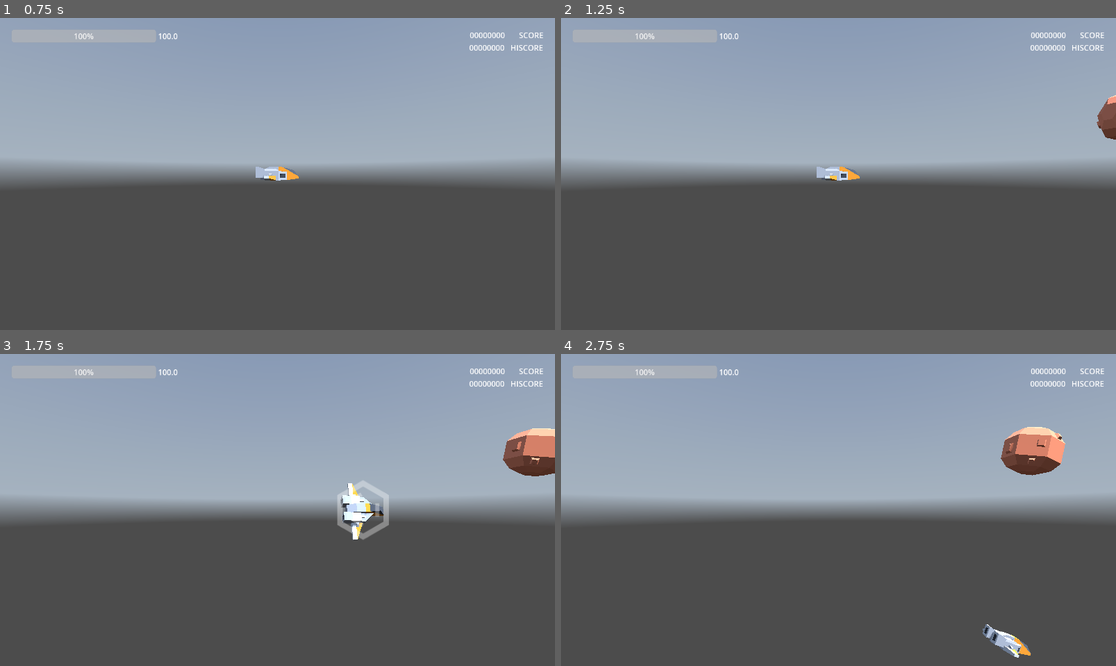
Above: before the commit, frames 1-4 (two rows, left to right).
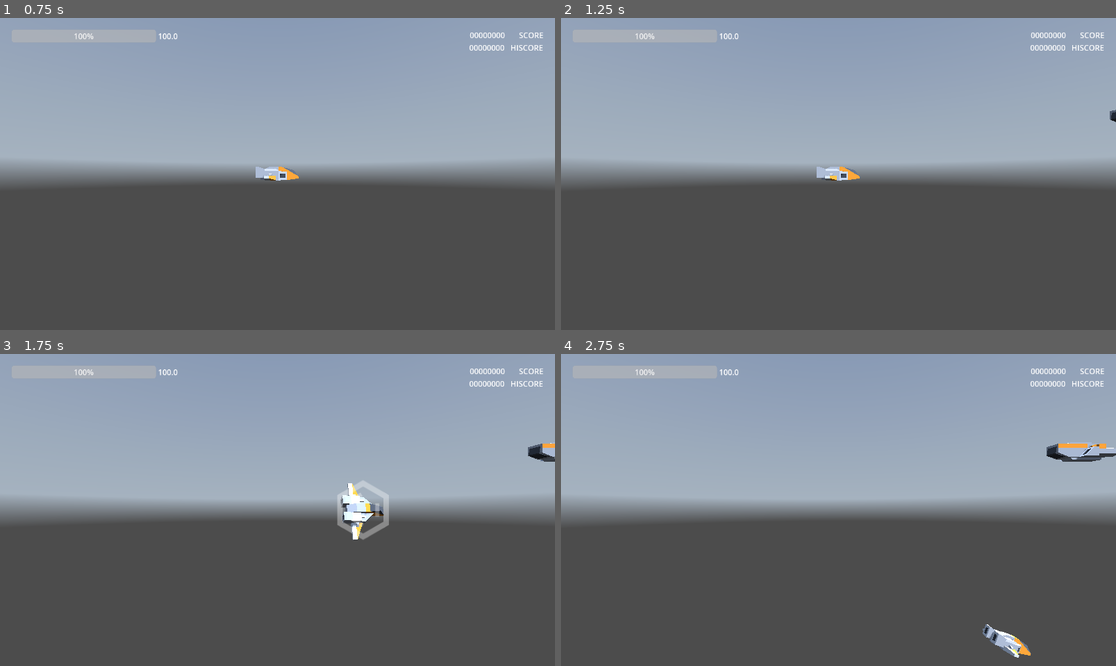
Above: after the commit, the same moments.

Repository: thomz2/smd-space-shooter
Game: Godot game, scene res://scenes/screens/main_menu.tscn
The game is run twice, just before and just after one commit, with the same random seed, the same clock (stepped at 60 frames per second) and the same inputs. A sky picture missing from this copy of the repository is replaced by a grey-blue gradient.
Inputs (mouse positions are in pixels of both pictures, inside the frame that each line leads up to):
- Up to frame 1 (0.75 s): click "PLAY" at 0.5 s
- Up to frame 2 (1.25 s): no input
- Up to frame 3 (1.75 s): tap Enter at 1.25 s; move the mouse to (399, 494) at 1.27 s; hold Right (ui_right) from 1.28 s (still down); tap X (dodge) at 1.35 s
- Up to frame 4 (2.75 s): move the mouse to (727, 525) at 2.02 s; release Right (ui_right) at 2.03 s; hold Down (ui_down) from 2.03 s (still down); tap Z (shoot) at 2.1 s

Frame 1 is identical in both runs. In frame 2, 0.3% of the frame differs, in the area x 96-100%, y 24-39%; in frame 3, 1.2%; in frame 4, 1.7%, in the area x 79-100%, y 23-39%.

Commit message:
random spawn logic working!

Diff:
--- a/scenes/enemies/enemy_ship.tscn
+++ b/scenes/enemies/enemy_ship.tscn
@@ -6,6 +6,7 @@
 [ext_resource type="PackedScene" uid="uid://cga4v1pg77y3o" path="res://scenes/enemies/generic_bullet.tscn" id="4_txa0t"]
 [ext_resource type="Script" path="res://scripts/combat/components/on_death_award_points.gd" id="5_bgxdo"]
 [ext_resource type="Script" path="res://scripts/combat/components/on_leave_screen_despawn.gd" id="6_vihj5"]
+[ext_resource type="Script" path="res://scripts/combat/components/on_death_spawn_collectable.gd" id="7_ydj45"]
 
 [sub_resource type="BoxShape3D" id="BoxShape3D_p4dqk"]
 size = Vector3(1, 1, 2.55151)
@@ -43,3 +44,6 @@
 
 [node name="OnLeaveScreenDespawn" type="VisibleOnScreenNotifier3D" parent="."]
 script = ExtResource("6_vihj5")
+
+[node name="OnDeathSpawnCollectable" type="Node" parent="."]
+script = ExtResource("7_ydj45")
--- a/scenes/enemies/spawner.gd
+++ b/scenes/enemies/spawner.gd
@@ -33,10 +33,10 @@
 	var possible_keys = []
 
 	if current_level < 10:
-		possible_keys.append("asteroid")
+		#possible_keys.append("asteroid")
 
 		# DEBUG:
-		#possible_keys.append("enemy_ship")
+		possible_keys.append("enemy_ship")
 		#possible_keys.append("tank_ship")
 		#possible_keys.append("tiny_ship")
 
--- a/scenes/objects/collectables/v_shot_collectable.gd
+++ b/scenes/objects/collectables/v_shot_collectable.gd
@@ -4,3 +4,5 @@
 
 func on_collected():
 	player.shot_component = shot_inst.instantiate()
+
+	self.queue_free() #delete self
--- a/scenes/objects/collectables/v_shot_collectable.tscn
+++ b/scenes/objects/collectables/v_shot_collectable.tscn
@@ -1,6 +1,11 @@
-[gd_scene load_steps=2 format=3 uid="uid://b5gx5gtaq4887"]
+[gd_scene load_steps=3 format=3 uid="uid://b5gx5gtaq4887"]
 
-[ext_resource type="Script" path="res://scripts/combat/collectable_3d.gd" id="1_72n1g"]
+[ext_resource type="Script" path="res://scenes/objects/collectables/v_shot_collectable.gd" id="1_yoipq"]
+
+[sub_resource type="CylinderMesh" id="CylinderMesh_mll8r"]
 
 [node name="VShotCollectable" type="Node3D"]
-script = ExtResource("1_72n1g")
+script = ExtResource("1_yoipq")
+
+[node name="MeshInstance3D" type="MeshInstance3D" parent="."]
+mesh = SubResource("CylinderMesh_mll8r")
--- /dev/null
+++ b/scripts/combat/components/on_death_spawn_collectable.gd
@@ -0,0 +1,31 @@
+extends Node
+class_name OnDeathSpawnCollectable
+
+@export var awards = {
+	"v_shot": {
+		"scene": preload("res://scenes/objects/collectables/v_shot_collectable.tscn"),
+		"chance": 6, # one in six
+	},
+	"health": {
+		"scene": preload("res://scenes/objects/collectables/health_collectable.tscn"),
+		"chance": 3,
+	},
+}
+
+func _ready() -> void:
+	if owner is CombatCharacter3D:
+		owner.killed.connect(award_collectable)
+	elif get_parent() is CombatCharacter3D:
+		get_parent().killed.connect(award_collectable)
+
+
+func award_collectable() -> void:
+	var min_range = -1.2
+	var max_range =  1.2
+
+	for val in awards.keys():
+		var rand_num = randi_range(0, awards[val]["chance"])
+		if rand_num == 0:
+			var collectable = awards[val]["scene"].instantiate()
+			get_tree().current_scene.add_child(collectable)
+			collectable.global_position = owner.global_position + Vector3(0, randf_range(min_range, max_range), randf_range(min_range, max_range))
Not shown: 1 places in scenes/enemies/enemy_ship.tscn that only renumber resources
Not shown: 1 places in scenes/player/shot/v_shot.tscn that only renumber resources
